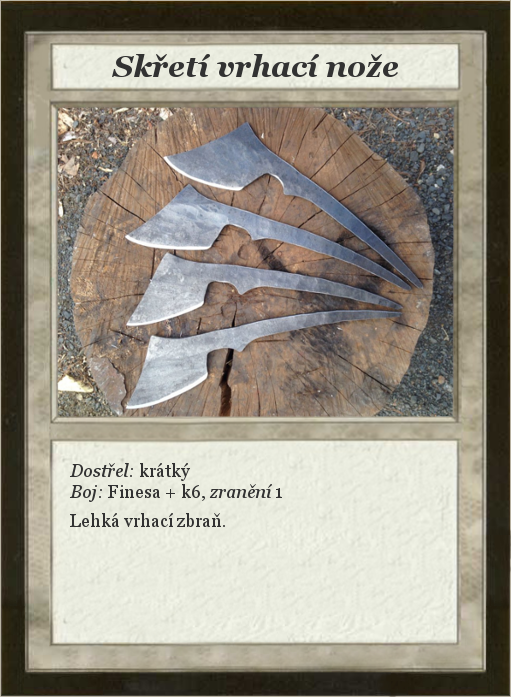
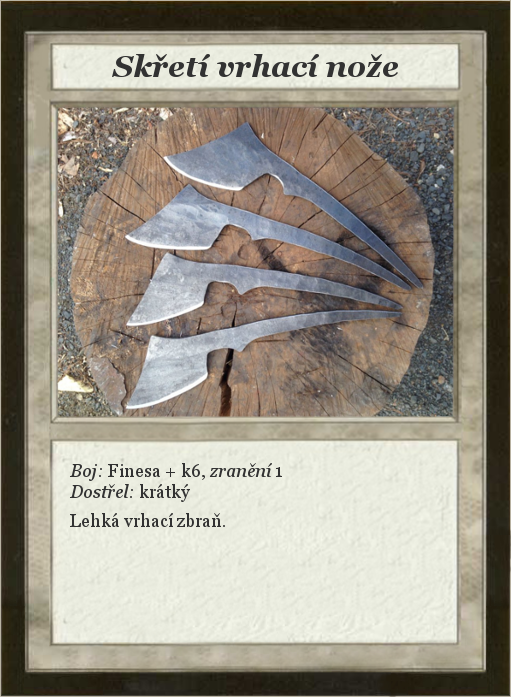
Layers edited between the first and the second w=511, h=697 image:
renamed "Dostřel: krátký ..." to "Boj: Finesa + k6, zranění 1 ...", painted on it over [70, 463, 282, 502]
